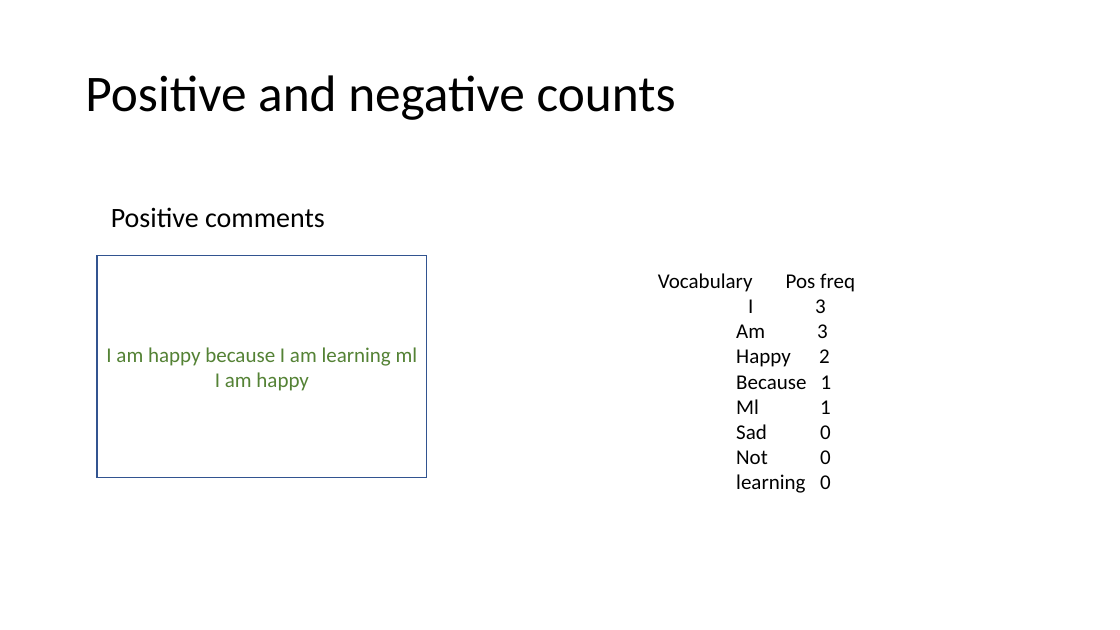
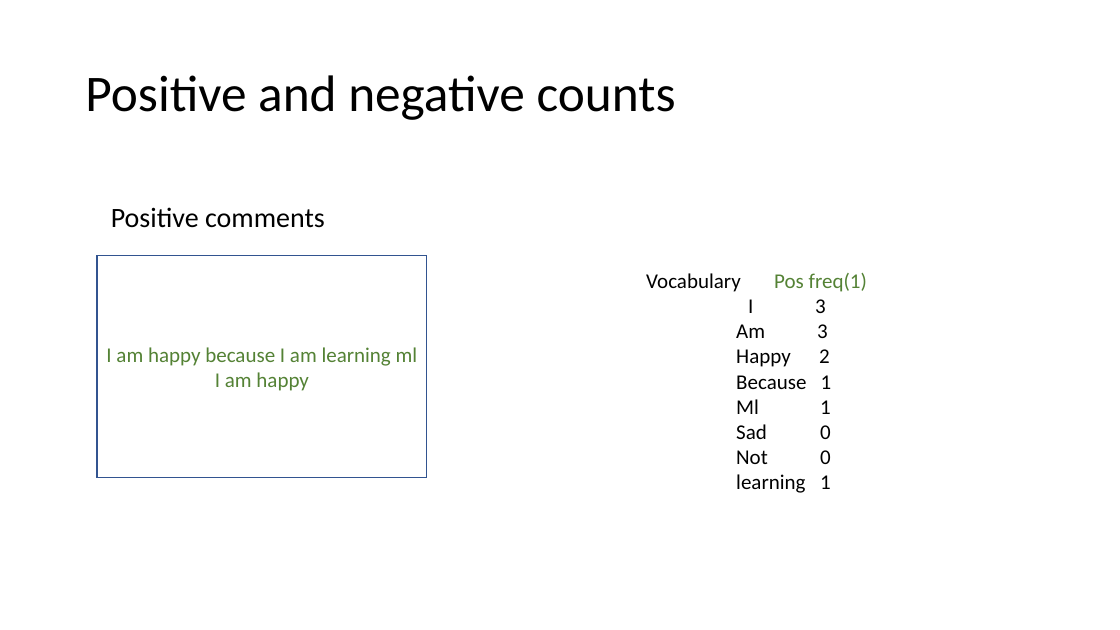
Before and after one commit to harshagarwal2245/Cyberbullying-detection-using-ml, a slide deck: slide 18 of Refrences/Cyberbullying detection using ml.pptx (slide 17 before the commit). Drawn at 1120x630 pixels with LibreOffice and Linux fonts; fonts in the diff are those of the drawing. Boxes give left, top, right and bottom in pixels: in the first picture for what was removed or moved away, otherwise in the second. Text is boxed around its words. In the diff, an @@ line names an element or a change of style, - is before the commit and + after.

```diff
--- a/Refrences/Cyberbullying detection using ml.pptx
+++ b/Refrences/Cyberbullying detection using ml.pptx
@@ text at <box>646,273,867,292</box>: text changed @@
-Vocabulary Pos freq
+Vocabulary Pos freq(1)
@@ text at <box>736,474,831,493</box>: text changed @@
-learning 0
+learning 1
```
Also in this commit, not shown: 4 other slides changed, 7 slides added, 2 slides removed, 11 other files.
